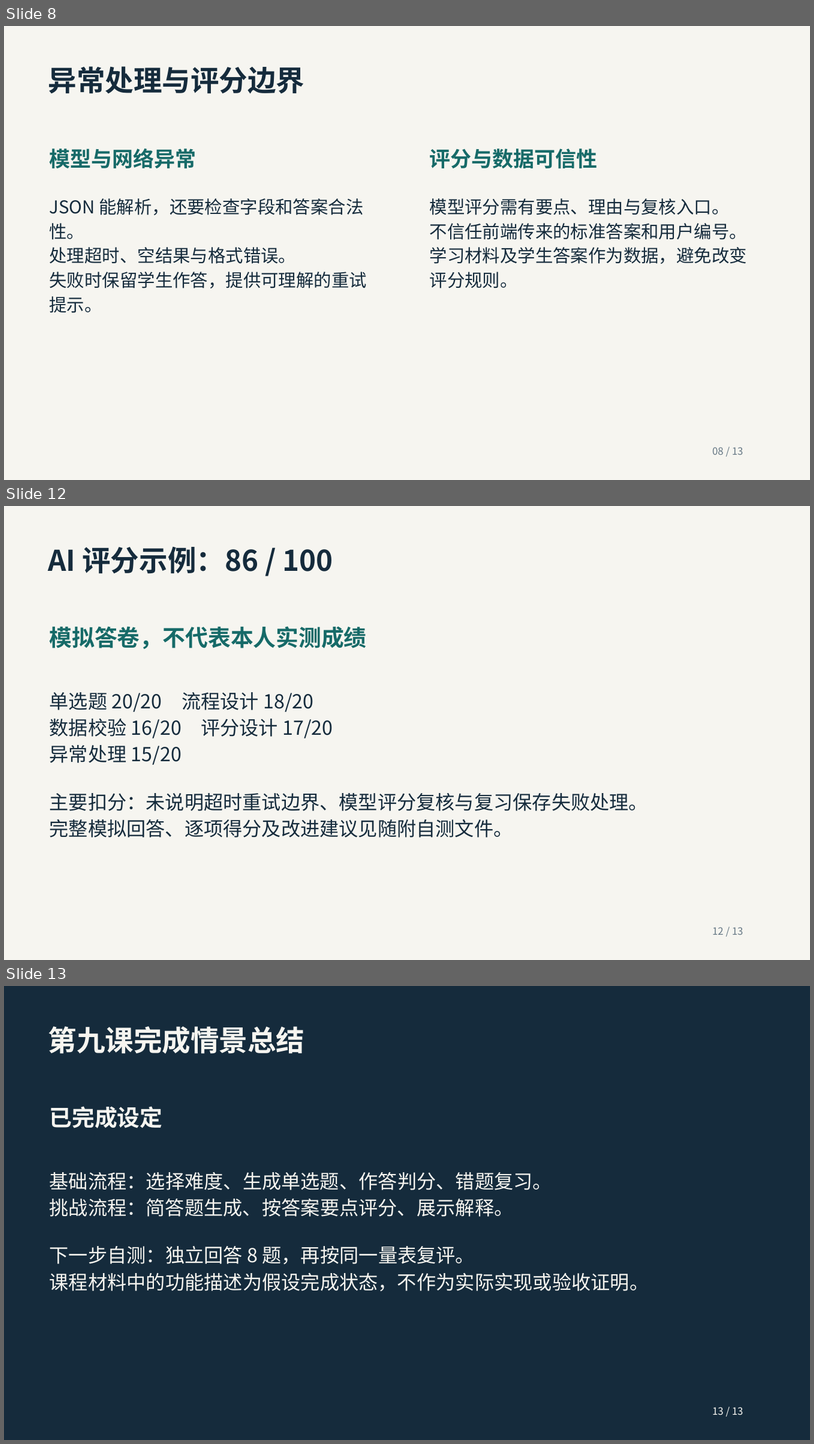
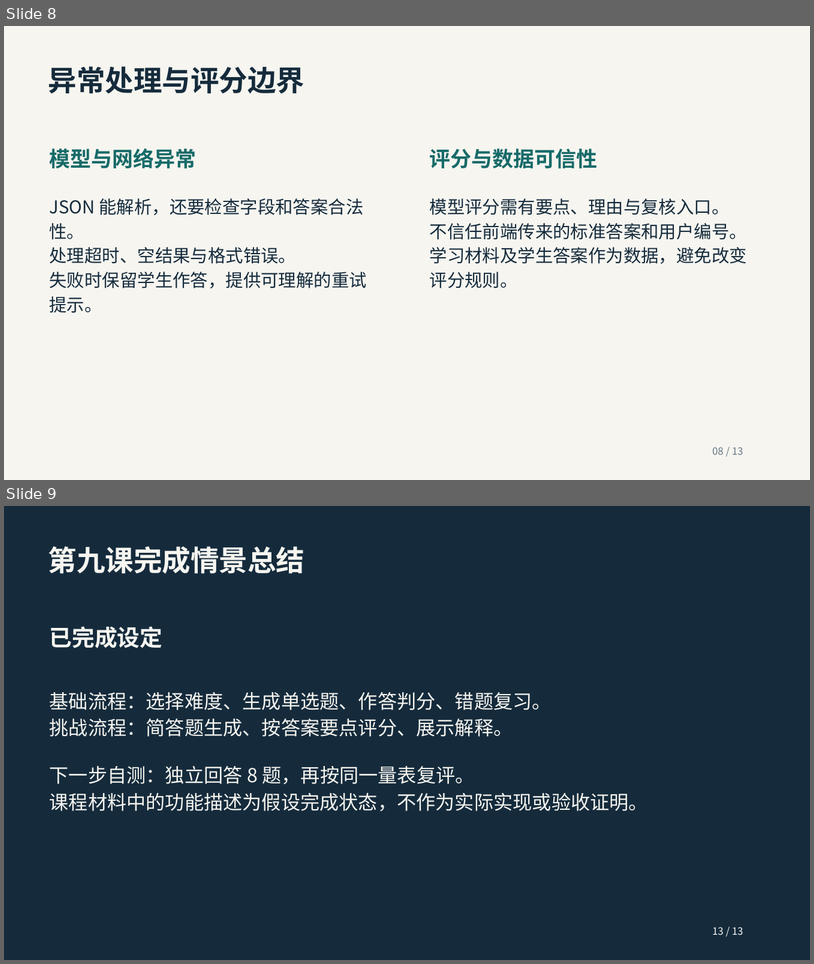
Before and after one commit to Acnlvou/feynman-platform, a slide deck: docs/作业提交/第09课_AI出题与智能测评/第09课_AI出题与智能测评_学习总结.pptx. Shown one above the other, each under a label of ours: slides 8, 12 and 13 before the commit, slides 8 and 9 after it; the slides between them are not shown. The pictures are 814x1444 and 814x964 pixels, drawn with LibreOffice and Linux fonts; fonts in the diff are those of the drawing. Boxes give left, top, right and bottom in pixels: in the first picture for what was removed or moved away, otherwise in the second. Text is boxed around its words. In the diff, an @@ line names an element or a change of style, - is before the commit and + after.

```diff
--- a/docs/作业提交/第09课_AI出题与智能测评/第09课_AI出题与智能测评_学习总结.pptx
+++ b/docs/作业提交/第09课_AI出题与智能测评/第09课_AI出题与智能测评_学习总结.pptx
@@ slide 12 removed at (4, 506, 810, 960), background #F6F5F0 @@
@@ text removed at (48, 547, 333, 574) @@
-AI 评分示例：86 / 100
@@ text removed at (50, 626, 367, 649) @@
-模拟答卷，不代表本人实测成绩
@@ text removed at (50, 692, 648, 837) @@
-单选题 20/20 流程设计 18/20
-数据校验 16/20 评分设计 17/20
-异常处理 15/20
-主要扣分：未说明超时重试边界、模型评分复核与复习保存失败处理。
-完整模拟回答、逐项得分及改进建议见随附自测文件。
@@ text removed at (713, 927, 744, 934) @@
-12 / 13
@@ what was slide 13 is now slide 9 @@
```
Also in this commit, not shown: 3 other slides removed, 7 other files.
